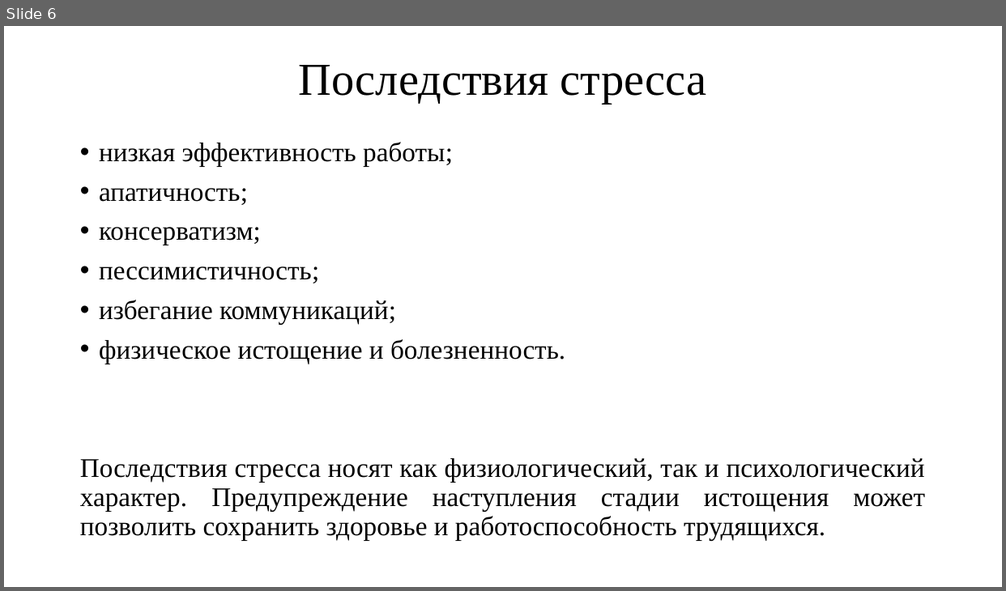
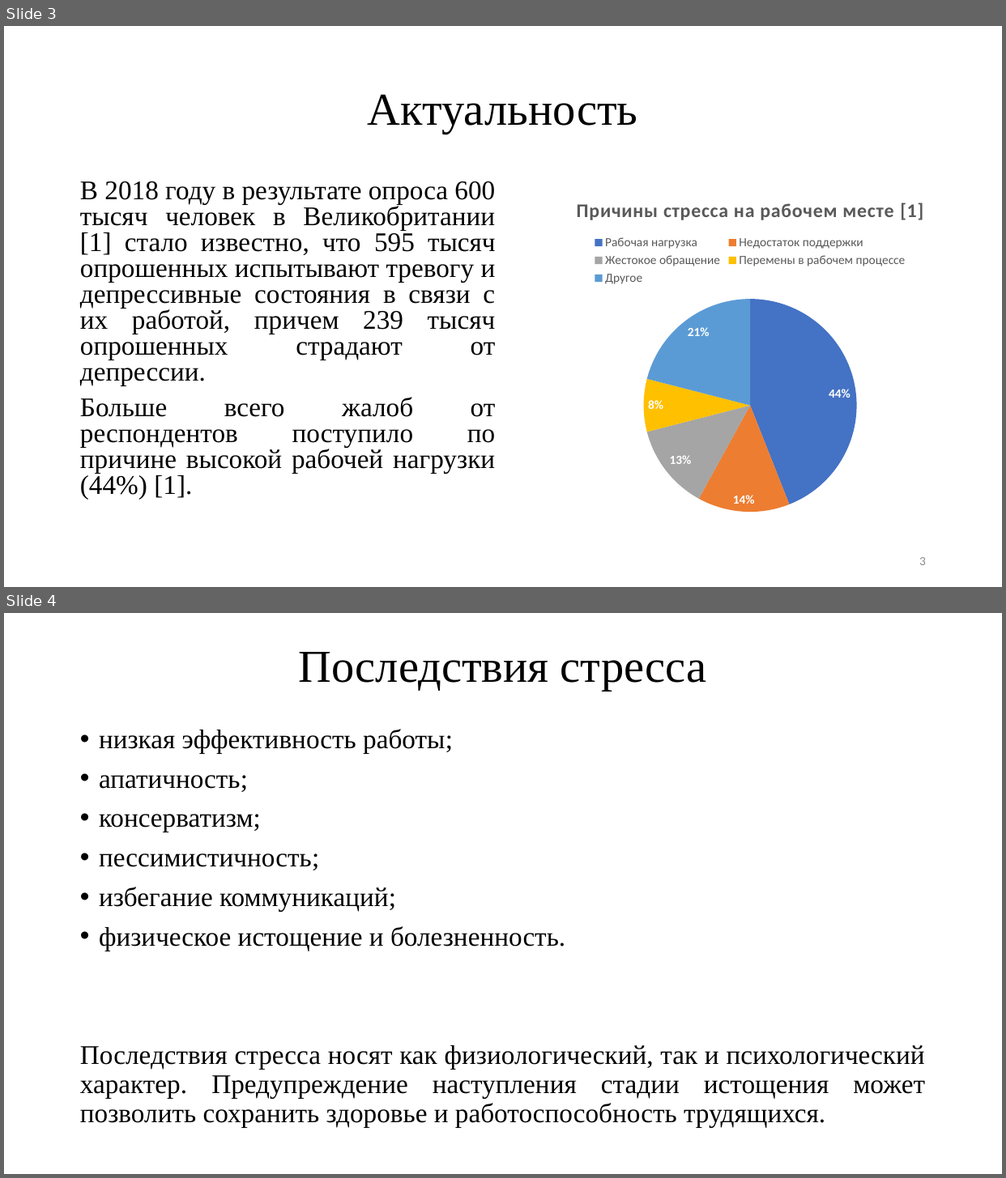
Before and after one commit to TheSawIsTheLaw/FatigueRecognitionSystem, a slide deck: Presentation/presentation.pptx. Shown one above the other, each under a label of ours: slide 6 before the commit, slides 3 and 4 after it. The pictures are 1006x591 and 1006x1178 pixels, drawn with LibreOffice and Linux fonts; fonts in the diff are those of the drawing. Boxes give left, top, right and bottom in pixels: in the first picture for what was removed or moved away, otherwise in the second. Text is boxed around its words. In the diff, an @@ line names an element or a change of style, - is before the commit and + after.

```diff
--- a/Presentation/presentation.pptx
+++ b/Presentation/presentation.pptx
@@ slide 3 added at (4, 26, 1002, 587), background #FFFFFF @@
@@ title added at (368, 94, 638, 134), 44 pt, text #000000 @@
+Актуальность
@@ text added at (80, 182, 496, 500), 25.9 pt, text #000000 @@
+В 2018 году в результате опроса 600 тысяч человек в Великобритании [1] стало известно, что 595 тысяч опрошенных испытывают тревогу и депрессивные состояния в связи с их работой, причем 239 тысяч опрошенных страдают от депрессии.
+Больше всего жалоб от респондентов поступило по причине высокой рабочей нагрузки (44%) [1].
@@ pie chart added at (503, 185, 997, 523) @@
+title "Причины стресса на рабочем месте [1] "
+categories: Рабочая нагрузка, Недостаток поддержки, Жестокое обращение, Перемены в рабочем процессе, Другое
+Series 1: 44, 14, 13, 8, 21
@@ page number added at (919, 557, 926, 565), 12 pt, text #8C8C8C @@
+3
@@ what was slide 6 is now slide 4 @@
```
Also in this commit, not shown: 2 slides changed, 2 other slides added, 4 slides removed, 1 other file.
